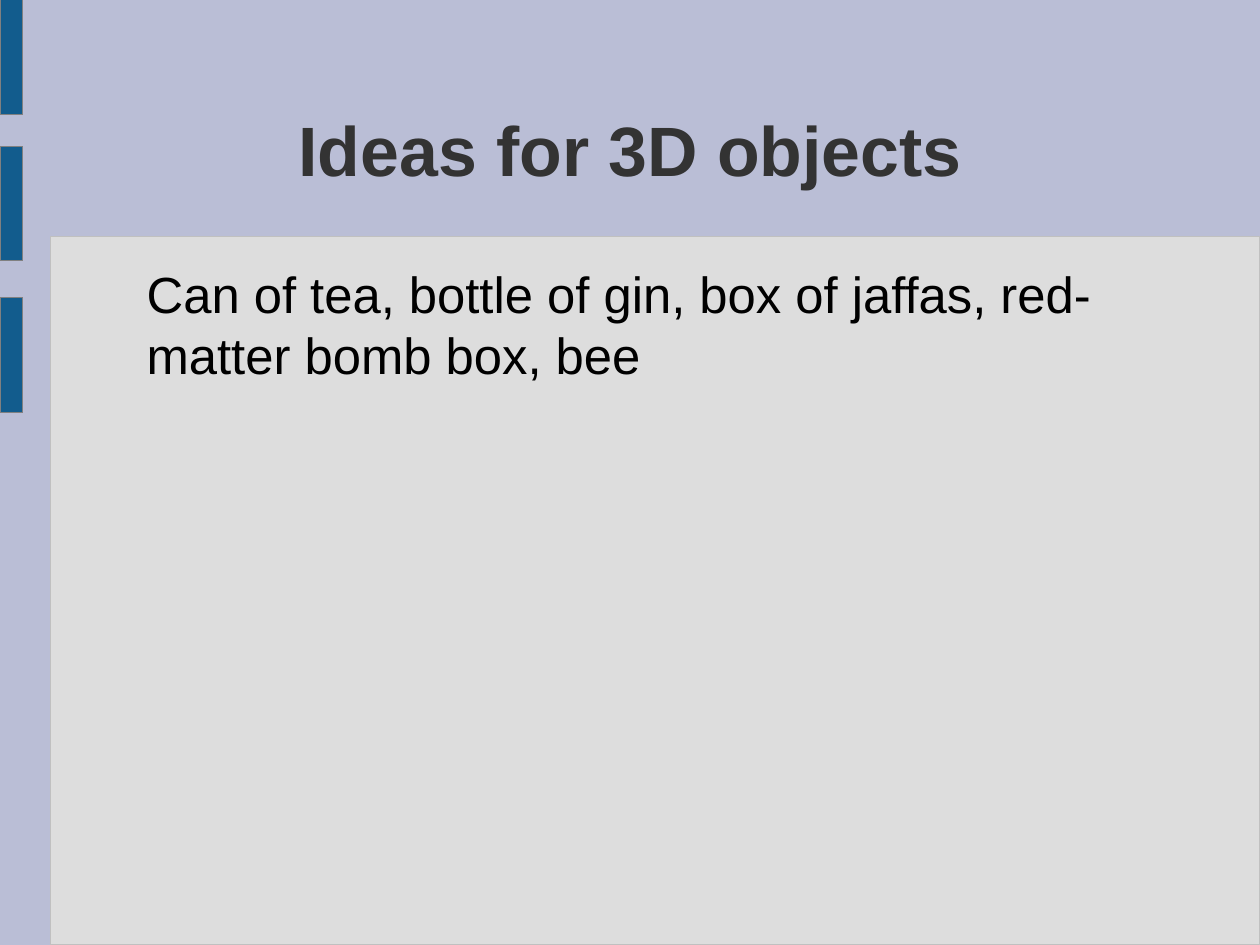
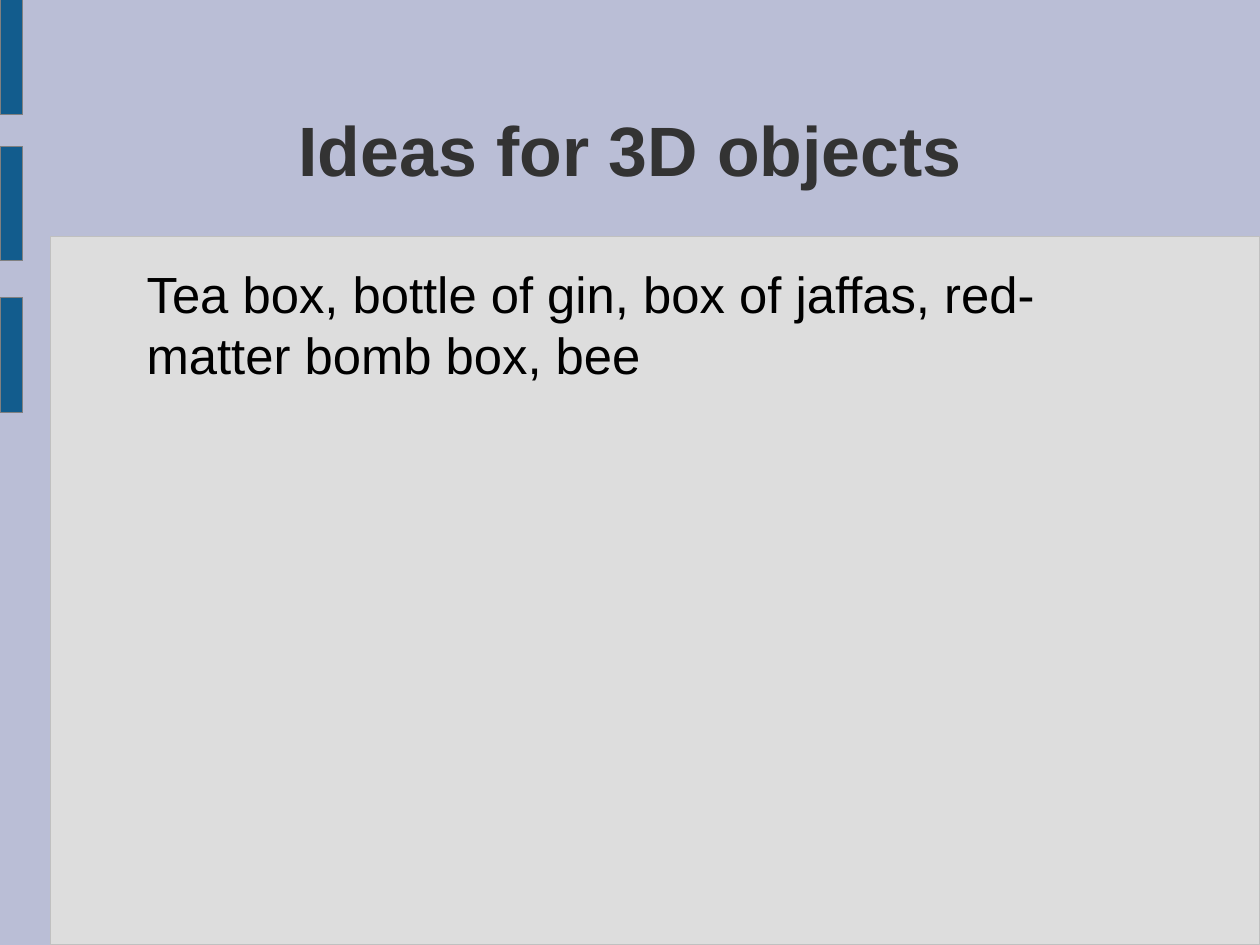
Before and after one commit to ktosox/JingleGameJam2024, a slide deck: slide 10 of GDD.odp. Drawn at 1260x945 pixels with LibreOffice and Linux fonts; fonts in the diff are those of the drawing. Boxes give left, top, right and bottom in pixels: in the first picture for what was removed or moved away, otherwise in the second. Text is boxed around its words. In the diff, an @@ line names an element or a change of style, - is before the commit and + after.

```diff
--- a/GDD.odp
+++ b/GDD.odp
@@ text at bbox=[147, 276, 1034, 381]: text changed @@
-Can of tea, bottle of gin, box of jaffas, red-matter bomb box, bee
+Tea box, bottle of gin, box of jaffas, red-matter bomb box, bee
```
Also in this commit, not shown: 1 slide added, 40 other files.
